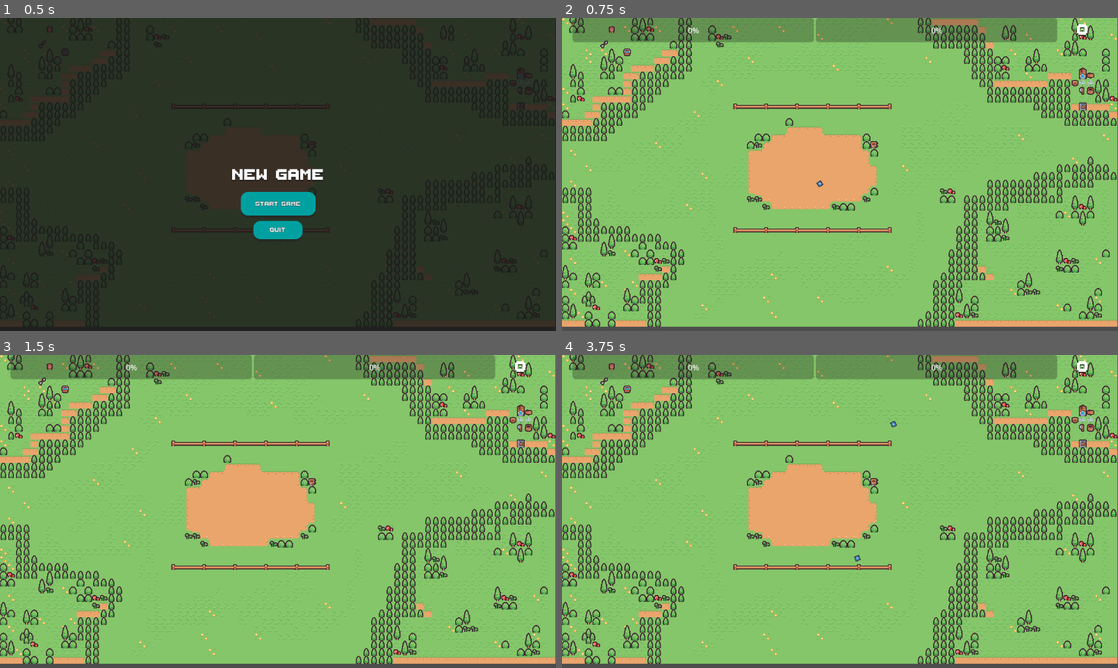
Above: before the commit, frames 1-4 (two rows, left to right).
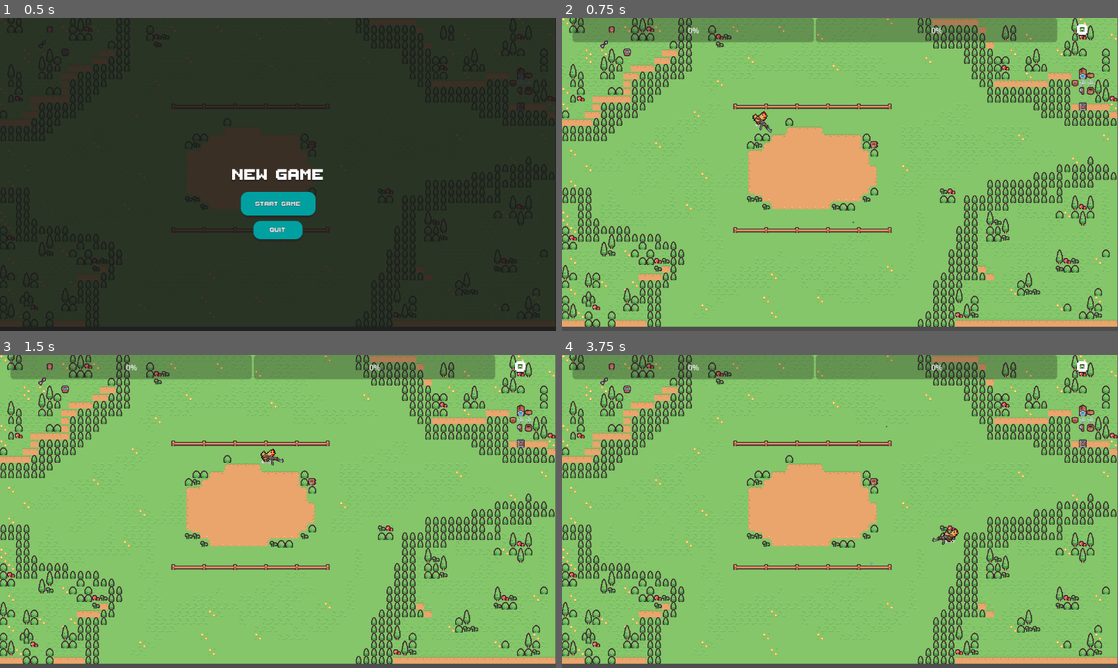
Above: after the commit, the same moments.

Repository: mynkrthd/chicken
Game: Godot game, scene res://Scenes/main.tscn
The game is run twice, just before and just after one commit, with the same random seed, the same clock (stepped at 60 frames per second) and the same inputs. The engine's default icon, where the game draws it, is replaced by a stand-in: a white triangle on a blue panel in a dark square.
Inputs (mouse positions are in pixels of both pictures, inside the frame that each line leads up to):
- Up to frame 1 (0.5 s): no input
- Up to frame 2 (0.75 s): click "START GAME" at 0.5 s
- Up to frame 3 (1.5 s): tap Enter at 1.25 s; move the mouse to (400, 495) at 1.27 s; hold D (MoveRight) from 1.28 s (still down); hold Shift (Dash) from 1.28 s (still down)
- Up to frame 4 (3.75 s): move the mouse to (728, 527) at 2.02 s; release D (MoveRight) at 2.03 s; release Shift (Dash) at 2.03 s; hold S (MoveDown) 2.03-2.78 s; tap Space (Shoot) at 2.1, 3.5, 3.6 s; move the mouse to (895, 442) at 2.77 s; hold D (MoveRight) 2.78-3.53 s; hold Shift (Dash) 2.78-3.53 s; move the mouse to (812, 574) at 3.52 s; hold W (MoveUp) from 3.53 s (still down)

Frame 1 is identical in both runs. In frame 2, 0.1% of the frame differs, in the area x 34-53%, y 29-66%; in frame 3, 0.1%; in frame 4, 0.2%, in the area x 52-72%, y 21-68%.

Commit message:
fixing chicken scale and speed

Diff:
--- a/project_files/Scenes/main.tscn
+++ b/project_files/Scenes/main.tscn
@@ -10,6 +10,9 @@
 
 [node name="main" type="Node2D"]
 script = ExtResource("1_smf8d")
+
+[node name="LevelVillage" parent="." instance=ExtResource("7_shfhw")]
+position = Vector2(2.08165e-12, 2.08165e-12)
 
 [node name="PlayerChicken" parent="." instance=ExtResource("4_qg6wp")]
 position = Vector2(411, 223)
@@ -33,9 +36,6 @@
 position = Vector2(577, 341)
 offset = Vector2(2.08165e-12, 2.08165e-12)
 
-[node name="LevelVillage" parent="." instance=ExtResource("7_shfhw")]
-position = Vector2(2.08165e-12, 2.08165e-12)
-
 [connection signal="QUITGAME" from="CanvasLayer/mainMenu" to="." method="_on_main_menu_quitgame"]
 [connection signal="STARTGAME" from="CanvasLayer/mainMenu" to="." method="_on_main_menu_startgame"]
 [connection signal="RESUMEGAME" from="CanvasLayer/PauseMenu" to="." method="_on_pause_menu_resumegame"]
--- a/project_files/presets/Guns/ak47/ak_47_bullets.tscn
+++ b/project_files/presets/Guns/ak47/ak_47_bullets.tscn
@@ -8,7 +8,7 @@
 
 [node name="AK47Bullet" type="Area2D"]
 script = ExtResource("1_lskyg")
-speed = 1500
+speed = 10000
 
 [node name="BulletLifetime" type="Timer" parent="."]
 wait_time = 5.0
--- a/project_files/presets/chicken.tscn
+++ b/project_files/presets/chicken.tscn
@@ -5,14 +5,16 @@
 [ext_resource type="PackedScene" uid="uid://b5u3h5xw7hq7q" path="res://presets/Guns/ak47/ak_47.tscn" id="3_0ubii"]
 
 [sub_resource type="CapsuleShape2D" id="CapsuleShape2D_btpga"]
-radius = 46.0
-height = 106.0
+radius = 12.0
+height = 32.0
 
 [node name="PlayerChicken" type="CharacterBody2D"]
 script = ExtResource("1_mrsyq")
+SPEED = 300.0
 SKEW_AMOUNT = 0.2
 
 [node name="CharacterAnchor" type="Node2D" parent="."]
+scale = Vector2(0.3, 0.3)
 
 [node name="DashTimer" type="Timer" parent="CharacterAnchor"]
 wait_time = 0.1
@@ -37,7 +39,7 @@
 position = Vector2(135, -53)
 
 [node name="CollisionShape2D" type="CollisionShape2D" parent="."]
-position = Vector2(0, -53)
+position = Vector2(0, -15)
 shape = SubResource("CapsuleShape2D_btpga")
 
 [connection signal="timeout" from="CharacterAnchor/DashTimer" to="." method="_on_dash_timer_timeout"]
